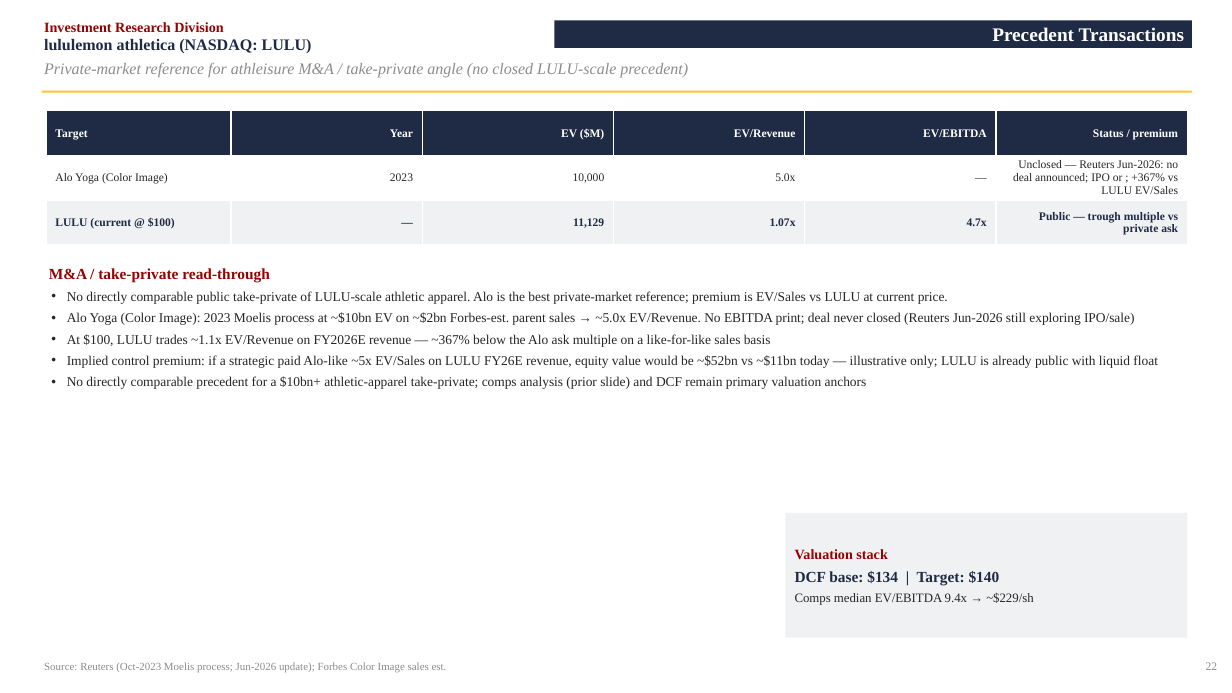
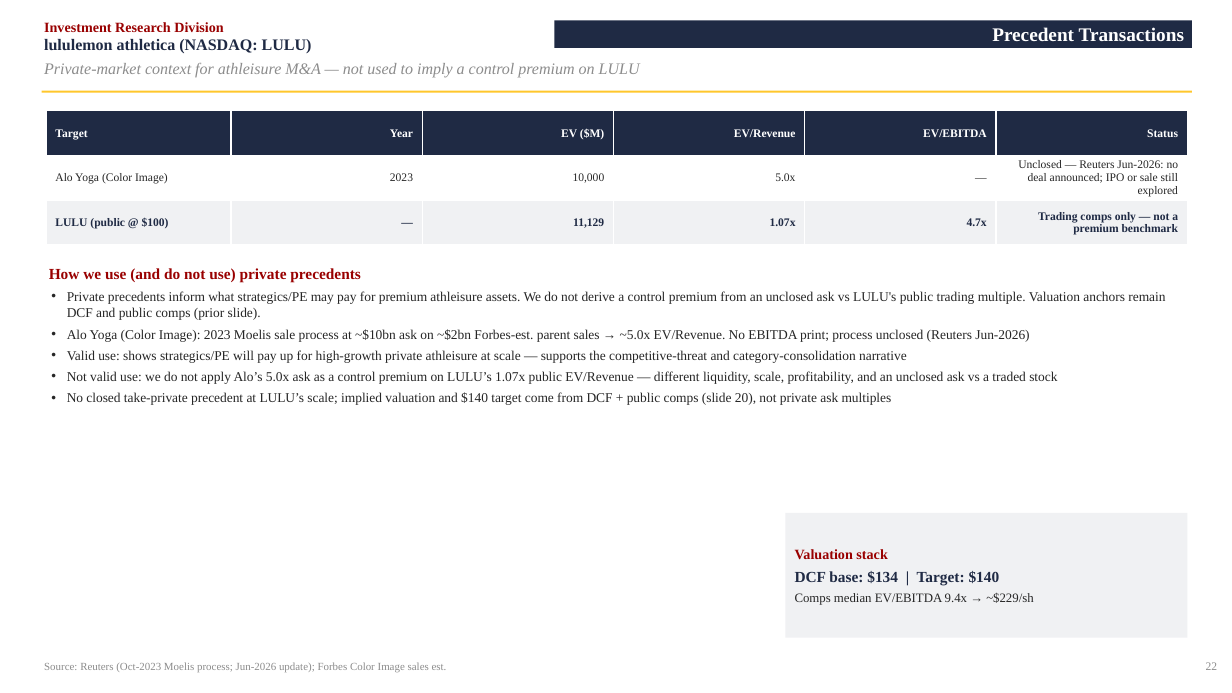
Before and after one commit to vengeanceaiUSC/RM, a slide deck: slide 23 of LULU/LULU_Investment_Pitch_Deck.pptx. Drawn at 1232x693 pixels with LibreOffice and Linux fonts; fonts in the diff are those of the drawing. Boxes give left, top, right and bottom in pixels: in the first picture for what was removed or moved away, otherwise in the second. Text is boxed around its words. In the diff, an @@ line names an element or a change of style, - is before the commit and + after.

```diff
--- a/LULU/LULU_Investment_Pitch_Deck.pptx
+++ b/LULU/LULU_Investment_Pitch_Deck.pptx
@@ text at (44,63,640,78): text changed @@
-Private-market reference for athleisure M&A / take-private angle (no closed LULU-scale precedent)
+Private-market context for athleisure M&A — not used to imply a control premium on LULU
@@ table at (46,111,1188,245) @@
-row 1, column 6: Status / premium
+row 1, column 6: Status
-row 2, column 6: Unclosed — Reuters Jun-2026: no deal announced; IPO or ; +367% vs LULU EV/Sales
+row 2, column 6: Unclosed — Reuters Jun-2026: no deal announced; IPO or sale still explored
-row 3, column 1: LULU (current @ $100)
+row 3, column 1: LULU (public @ $100)
-row 3, column 6: Public — trough multiple vs private ask
+row 3, column 6: Trading comps only — not a premium benchmark
@@ text at (49,268,1165,405): text changed @@
-M&A / take-private read-through
-• No directly comparable public take-private of LULU-scale athletic apparel. Alo is the best private-market reference; premium is EV/Sales vs LULU at current price.
-• Alo Yoga (Color Image): 2023 Moelis process at ~$10bn EV on ~$2bn Forbes-est. parent sales → ~5.0x EV/Revenue. No EBITDA print; deal never closed (Reuters Jun-2026 still exploring IPO/sale)
-• At $100, LULU trades ~1.1x EV/Revenue on FY2026E revenue — ~367% below the Alo ask multiple on a like-for-like sales basis
-• Implied control premium: if a strategic paid Alo-like ~5x EV/Sales on LULU FY26E revenue, equity value would be ~$52bn vs ~$11bn today — illustrative only; LULU is already public with liquid float
-• No directly comparable precedent for a $10bn+ athletic-apparel take-private; comps analysis (prior slide) and DCF remain primary valuation anchors
+How we use (and do not use) private precedents
+• Private precedents inform what strategics/PE may pay for premium athleisure assets. We do not derive a control premium from an unclosed ask vs LULU's public trading multiple. Valuation anchors remain DCF and public comps (prior slide).
+• Alo Yoga (Color Image): 2023 Moelis sale process at ~$10bn ask on ~$2bn Forbes-est. parent sales → ~5.0x EV/Revenue. No EBITDA print; process unclosed (Reuters Jun-2026)
+• Valid use: shows strategics/PE will pay up for high-growth private athleisure at scale — supports the competitive-threat and category-consolidation narrative
+• Not valid use: we do not apply Alo’s 5.0x ask as a control premium on LULU’s 1.07x public EV/Revenue — different liquidity, scale, profitability, and an unclosed ask vs a traded stock
+• No closed take-private precedent at LULU’s scale; implied valuation and $140 target come from DCF + public comps (slide 20), not private ask multiples
```
Also in this commit, not shown: 5 other files.
